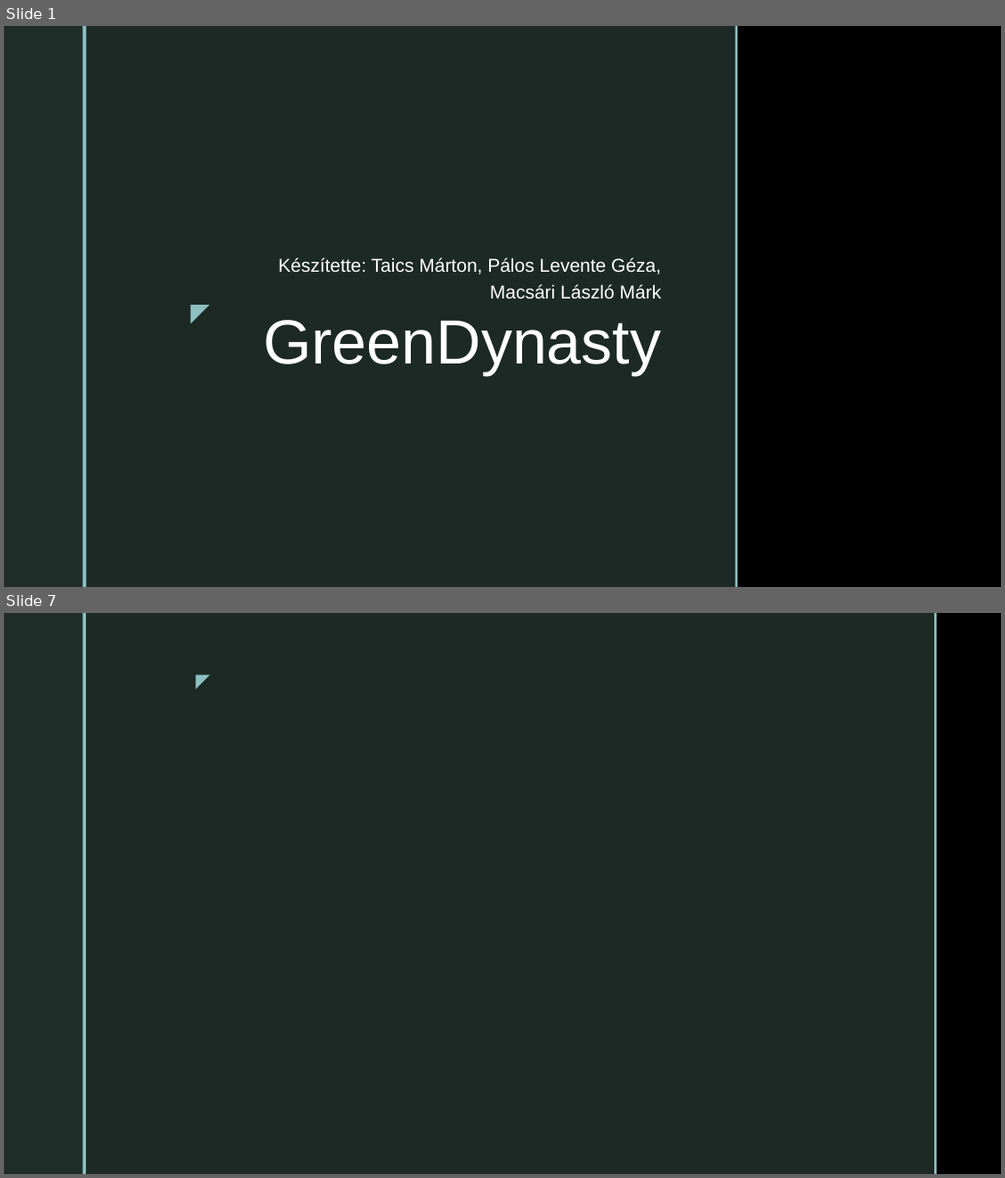
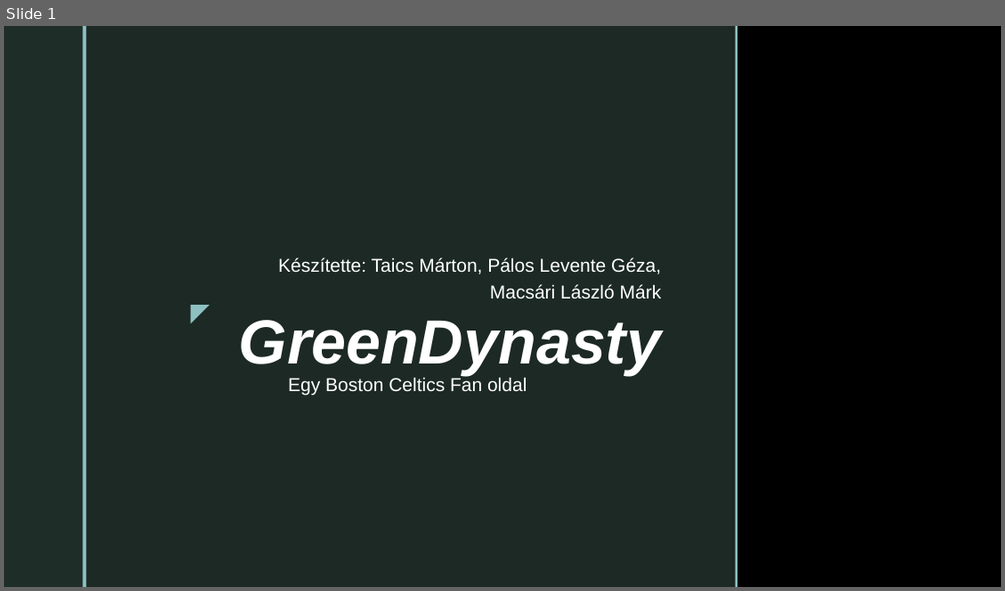
Before and after one commit to TaicsMrt/Vizsgafeladat, a slide deck: Vizsga.pptx. Shown one above the other, each under a label of ours: slides 1 and 7 before the commit, slide 1 after it; the slides between them are not shown. The pictures are 1005x1178 and 1005x591 pixels, drawn with LibreOffice and Linux fonts; fonts in the diff are those of the drawing; background and template pictures are left out. Boxes give left, top, right and bottom in pixels: in the first picture for what was removed or moved away, otherwise in the second. Text is boxed around its words. In the diff, an @@ line names an element or a change of style, - is before the commit and + after.

```diff
--- a/Vizsga.pptx
+++ b/Vizsga.pptx
@@ slide 7 removed at bbox=[4, 613, 1001, 1174], background picture (left out); not listed: 2 template elements that a slide beside it also shows @@
@@ rectangle removed at bbox=[86, 613, 934, 1174] @@
@@ rectangle removed at bbox=[934, 613, 937, 1174] @@
@@ text removed at bbox=[184, 666, 217, 695] @@
-◤
@@ slide 1 changed as well @@
@@ title "GreenDynasty" at bbox=[239, 320, 661, 375]: bold on, italic on @@
@@ text added at bbox=[288, 376, 526, 394], 18 pt, text #FFFFFF @@
+Egy Boston Celtics Fan oldal
```
Also in this commit, not shown: 2 other slides changed, 4 slides added, 3 other slides removed.
